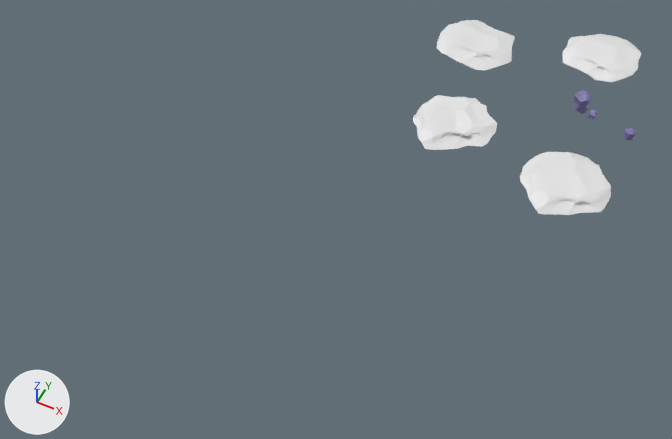
Before and after pictures for a commit that changed the Blender file Simple/rock.blend.
Both versions are drawn from a 50 mm lens placed at (2.18, -13.17, 15.01), pointed at (-4.17, -0.48, -0.85). The lights are fixed; the arrows at lower left show +X, +Y and +Z.

The first picture shows 'FlatRock_01', 'FlatRock_02', 'FlatRock_03', 'FlatRock_04'.
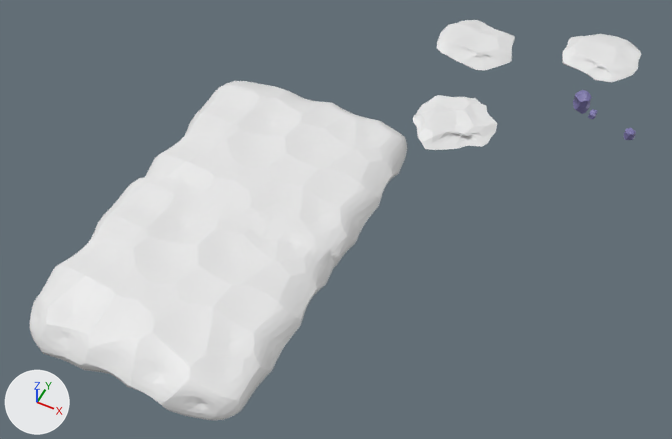
The change, as a list of edits to the scene's bpy script:
```text
Add me_cube:
    me_cube.from_pydata(...)  # 2706 vertices, 5145 faces; spans x -8.47..-3.22, y -6.6..2.23, z -0.78..0.4
Remove ob_flatrock_01:
    ob_flatrock_01 = bpy.data.objects.new('FlatRock_01', me_cube_006)
    ob_flatrock_01.location = (0.25, 2.07, 0.08)
    ob_flatrock_01.rotation_euler = (0.0, 0.0, 0.407)  # degrees (0, 0, 23)
Add ob_cube:
    ob_cube = bpy.data.objects.new('Cube', me_cube)
    ob_cube.location = (0.0, 0.0, 0.0)
```

Where the change shows, as pixel boxes (x1, y1, x2, y2) in the pictures (672 x 439 px):
'Cube', added: after (30, 81, 407, 420)
'FlatRock_01', deleted: before (520, 152, 611, 215)
